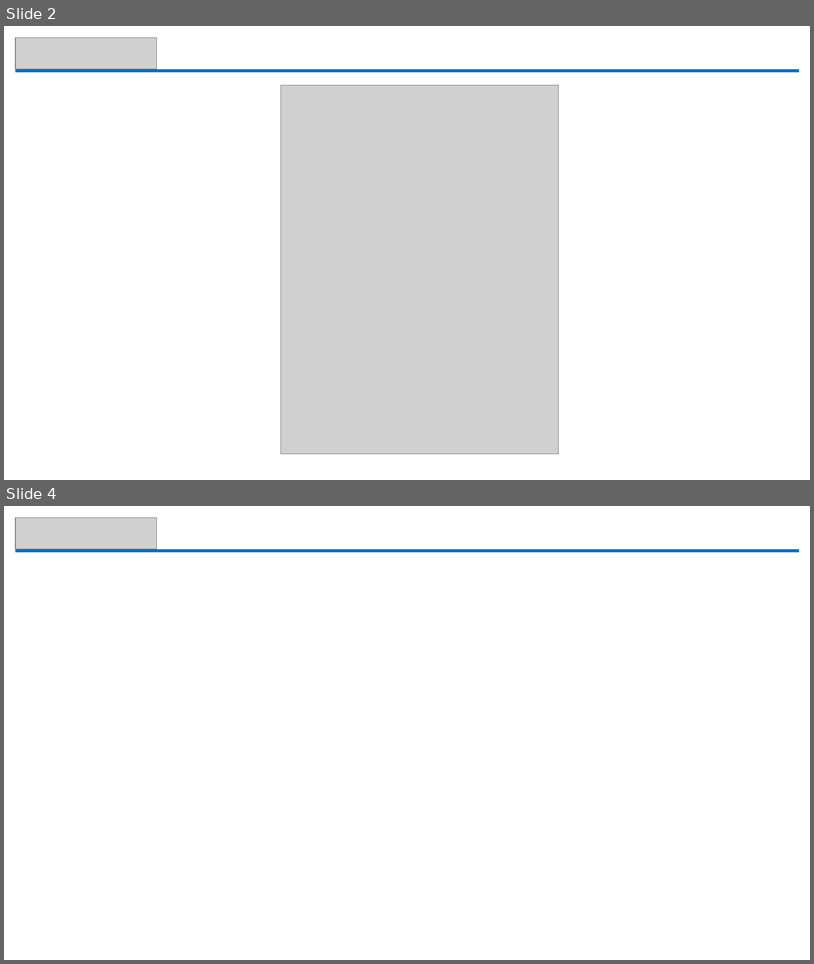
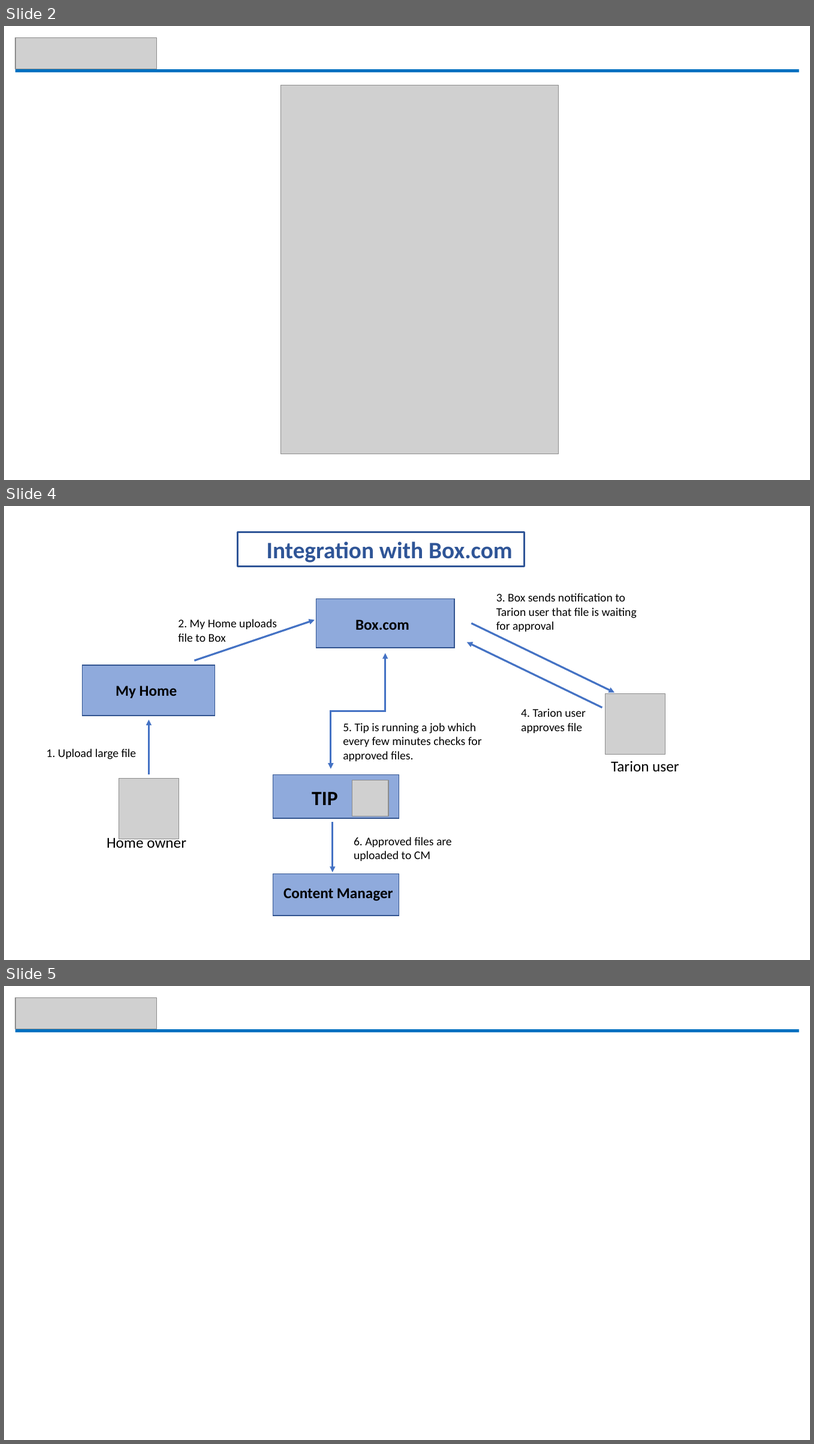
Before and after one commit to alanhummel/ISTeamUpdate, a slide deck: IS Team Updates - November 22.pptx. Shown one above the other, each under a label of ours: slides 2 and 4 before the commit, slides 2, 4 and 5 after it; the slides between them are not shown. The pictures are 814x964 and 814x1444 pixels, drawn with LibreOffice and Linux fonts; fonts in the diff are those of the drawing; grey boxes stand for pictures. Boxes give left, top, right and bottom in pixels: in the first picture for what was removed or moved away, otherwise in the second. Text is boxed around its words. In the diff, an @@ line names an element or a change of style, - is before the commit and + after.

```diff
--- a/IS Team Updates - November 22.pptx
+++ b/IS Team Updates - November 22.pptx
@@ slide 4 added at (4,506,810,960), background #FFFFFF @@
@@ rectangle added at (238,532,525,567), outline #2F5597 2.25 pt, 28 pt, text #2F5597, bold @@
+Integration with Box.com
@@ text added at (497,593,637,631), 14 pt, text #000000 @@
+3. Box sends notification to
+Tarion user that file is waiting for approval
@@ rectangle added at (316,598,455,648), fill #8FAADC, outline #325491 1 pt @@
@@ text added at (178,619,277,642), 14 pt, text #000000 @@
+2. My Home uploads
+file to Box
@@ arrow added from (195, 660) to (315, 620), #4472C4 2.25 pt @@
@@ text added at (356,619,410,630), 18 pt, text #000000, bold @@
+Box.com
@@ arrow added from (471, 624) to (615, 693), #4472C4 2.25 pt @@
@@ arrow added from (603, 708) to (467, 642), #4472C4 2.25 pt @@
@@ rectangle added at (82,665,215,715), fill #8FAADC, outline #325491 1 pt @@
@@ elbow double arrow added from (331, 769) to (386, 653), #4472C4 2.25 pt @@
@@ text added at (116,685,177,698), 18 pt, text #000000, bold @@
+My Home
@@ picture added at (605,694,666,754) @@
@@ arrow added from (149, 775) to (149, 720), #4472C4 2.25 pt @@
@@ text added at (521,708,586,733), 14 pt, text #000000 @@
+4. Tarion user
+approves file
@@ text added at (343,723,482,761), 14 pt, text #000000 @@
+5. Tip is running a job which every few minutes checks for approved files.
@@ text added at (47,748,137,759), 14 pt, text #000000 @@
+1. Upload large file
@@ rectangle added at (273,775,399,818), fill #8FAADC, outline #325491 1 pt @@
@@ text added at (611,760,679,772), 18 pt, text #000000 @@
+Tarion user
@@ picture added at (119,778,179,839) @@
@@ text added at (312,792,338,805), 24 pt, text #000000, bold @@
+TIP
@@ picture added at (353,780,389,816) @@
@@ arrow added from (332, 822) to (332, 872), #4472C4 2.25 pt @@
@@ text added at (107,835,186,847), 18 pt, text #000000 @@
+Home owner
@@ text added at (354,837,452,861), 14 pt, text #000000 @@
+6. Approved files are
+uploaded to CM
@@ rectangle added at (273,873,399,915), fill #8FAADC, outline #325491 1 pt @@
@@ text added at (284,888,393,901), 18 pt, text #000000, bold @@
+Content Manager
@@ what was slide 4 is now slide 5 @@
```
Also in this commit, not shown: 1 slide changed, 1 other file.
